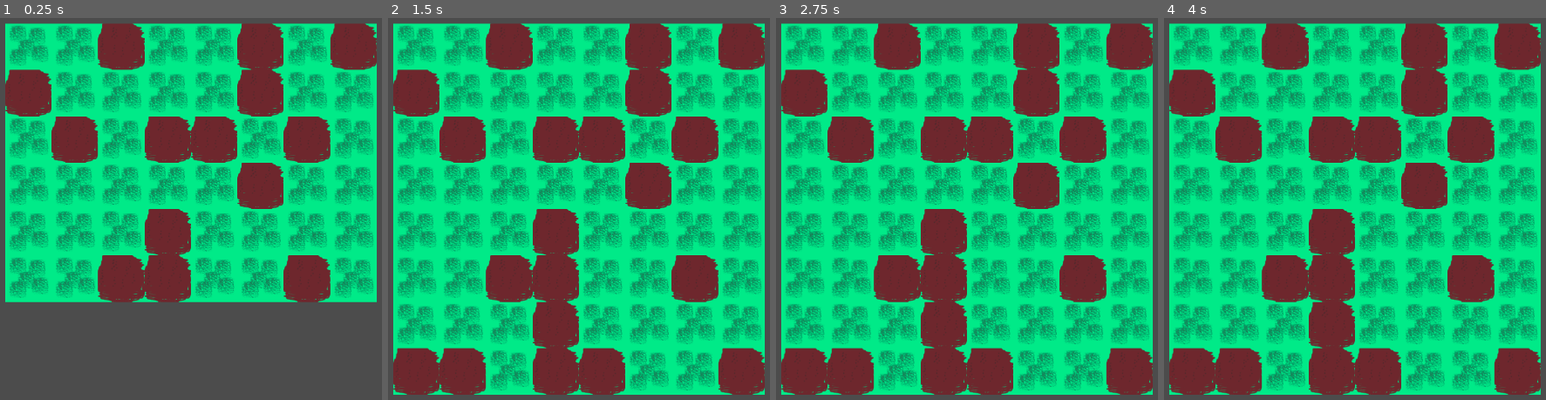
Above: before the commit, frames 1-4 (left to right).
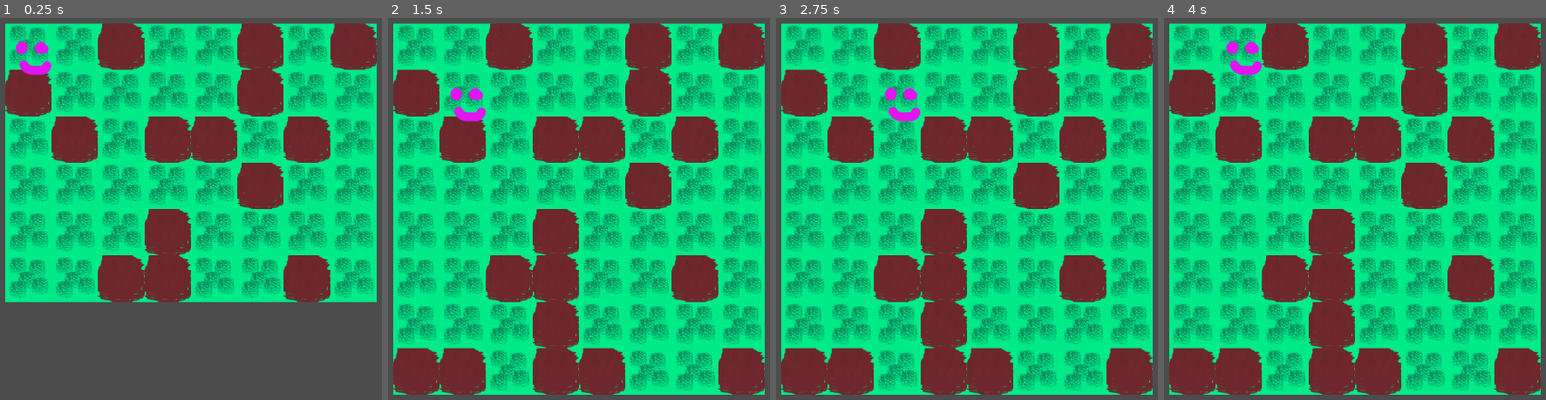
Above: after the commit, the same moments.

Repository: schonstal/7drl-2021
Game: Godot game, scene res://Scenes/Gameplay.tscn
Two runs of this game, one before a commit and one after it. Both use one fixed random seed, a clock stepped at 60 frames per second and the inputs below.
Inputs (mouse positions are in pixels of both pictures, inside the frame that each line leads up to):
- Up to frame 1 (0.25 s): no input
- Up to frame 2 (1.5 s): move the mouse to (754, 189) at 0.52 s; hold D (move_right, bound only after the commit) 0.53-1.28 s; tap Enter at 1.25 s; move the mouse to (464, 228) at 1.27 s; hold Down (move_down, bound only after the commit) from 1.28 s (still down)
- Up to frame 3 (2.75 s): tap Space at 2 s; move the mouse to (1058, 121) at 2.02 s; release Down (move_down, bound only after the commit) at 2.03 s; hold D (move_right, bound only after the commit) from 2.03 s (still down)
- Up to frame 4 (4 s): tap Enter at 2.75 s; move the mouse to (1343, 285) at 2.77 s; release D (move_right, bound only after the commit) at 2.78 s; hold Up (move_up, bound only after the commit) 2.78-3.53 s; tap Space at 3.5 s; move the mouse to (outside the picture) at 3.52 s; hold Left (move_left, bound only after the commit) from 3.53 s (still down)

The runs differ from the first frame. In frame 1, 0.4% of the frame differs, in the area x 4-14%, y 5-16%; in frame 2, 0.4%; in frame 3, 0.4%; in frame 4, 0.4%.

Commit message:
🔧 Add basic player

Diff:
--- a/Autoload/EventBus.gd
+++ b/Autoload/EventBus.gd
@@ -3,3 +3,5 @@
 signal level_completed(data)
 signal start_level(data)
 signal game_over(data)
+
+signal tick(data)
--- a/Entities/Entity.gd
+++ b/Entities/Entity.gd
@@ -1,19 +1,19 @@
 extends Node2D
 
-class_name Entity
+const TYPE_ENEMY = 0
+const TYPE_PLAYER = 1
 
-var TYPE_PLAYER = "player"
-var TYPE_ENEMY = "enemy"
+export(int, "Enemy", "Player") var entity_type
+export var hit_points = 0
+export var attack = 1
+export var armor = 0
 
 var grid_position = Vector2(0, 0)
-
-var hp = 0
-var entity_type = TYPE_ENEMY
 var hostile_types = [TYPE_PLAYER]
 
 var dead = false
 var attacked = false
 var stunned = false
 
-var damage = 1
-var armor = 0
+func move(dx, dy):
+  position = position - Vector2(dx * 128, dy * 128)
--- /dev/null
+++ b/Entities/Player/Brain.gd
@@ -0,0 +1,20 @@
+extends Node
+
+onready var entity = $'..'
+
+func _ready():
+  pass
+
+func _process(_delta):
+  if Input.is_action_just_pressed("move_up"):
+    move(0, 1)
+  elif Input.is_action_just_pressed("move_left"):
+    move(1, 0)
+  elif Input.is_action_just_pressed("move_right"):
+    move(-1, 0)
+  elif Input.is_action_just_pressed("move_down"):
+    move(0, -1)
+
+func move(dx, dy):
+  entity.move(dx, dy)
+  EventBus.emit_signal("tick", {})
--- /dev/null
+++ b/Entities/Player/Player.tscn
@@ -0,0 +1,14 @@
+[gd_scene load_steps=4 format=2]
+
+[ext_resource path="res://Entities/Entity.tscn" type="PackedScene" id=1]
+[ext_resource path="res://Entities/Player/Player.png" type="Texture" id=2]
+[ext_resource path="res://Entities/Player/Brain.gd" type="Script" id=3]
+
+[node name="Player" instance=ExtResource( 1 )]
+position = Vector2( 0, 0 )
+
+[node name="Sprite" type="Sprite" parent="." index="0"]
+texture = ExtResource( 2 )
+
+[node name="Brain" type="Node" parent="." index="1"]
+script = ExtResource( 3 )
--- a/Scenes/Gameplay.gd
+++ b/Scenes/Gameplay.gd
@@ -1,7 +1,7 @@
 extends Node2D
 
-onready var entities = $Entities
-onready var tiles = $Tiles
+onready var entities = $Board/Entities
+onready var tiles = $Board/Tiles
 
 func get_tile(x, y):
   if tiles != null:
--- a/Scenes/Gameplay.tscn
+++ b/Scenes/Gameplay.tscn
@@ -1,10 +1,11 @@
-[gd_scene load_steps=6 format=2]
+[gd_scene load_steps=7 format=2]
 
 [ext_resource path="res://Grid/Tiles.tscn" type="PackedScene" id=1]
 [ext_resource path="res://Grid/Entities.tscn" type="PackedScene" id=2]
 [ext_resource path="res://Tiles/Wall.tscn" type="PackedScene" id=3]
 [ext_resource path="res://Scenes/Gameplay.gd" type="Script" id=4]
 [ext_resource path="res://Tiles/Grass.tscn" type="PackedScene" id=5]
+[ext_resource path="res://Entities/Player/Player.tscn" type="PackedScene" id=6]
 
 [node name="Gameplay" type="Node2D"]
 script = ExtResource( 4 )
@@ -16,3 +17,6 @@
 
 [node name="Tiles" parent="Board" instance=ExtResource( 1 )]
 tile_scenes = [ ExtResource( 3 ), ExtResource( 5 ), ExtResource( 5 ), ExtResource( 5 ) ]
+
+[node name="Player" parent="Board" instance=ExtResource( 6 )]
+position = Vector2( 15.8902, -64.8132 )
--- a/project.godot
+++ b/project.godot
@@ -8,14 +8,9 @@
 
 config_version=4
 
-_global_script_classes=[ {
-"base": "Node2D",
-"class": "Entity",
-"language": "GDScript",
-"path": "res://Entities/Entity.gd"
-} ]
+_global_script_classes=[  ]
 _global_script_class_icons={
-"Entity": ""
+
 }
 
 [application]
@@ -34,6 +29,37 @@
 window/size/width=1920
 window/size/height=1080
 
+[input]
+
+move_up={
+"deadzone": 0.5,
+"events": [ Object(InputEventKey,"resource_local_to_scene":false,"resource_name":"","device":0,"alt":false,"shift":false,"control":false,"meta":false,"command":false,"pressed":false,"scancode":16777232,"unicode":0,"echo":false,"script":null)
+, Object(InputEventKey,"resource_local_to_scene":false,"resource_name":"","device":0,"alt":false,"shift":false,"control":false,"meta":false,"command":false,"pressed":false,"scancode":87,"unicode":0,"echo":false,"script":null)
+, Object(InputEventJoypadButton,"resource_local_to_scene":false,"resource_name":"","device":0,"button_index":12,"pressure":0.0,"pressed":false,"script":null)
+ ]
+}
+move_left={
+"deadzone": 0.5,
+"events": [ Object(InputEventKey,"resource_local_to_scene":false,"resource_name":"","device":0,"alt":false,"shift":false,"control":false,"meta":false,"command":false,"pressed":false,"scancode":16777231,"unicode":0,"echo":false,"script":null)
+, Object(InputEventKey,"resource_local_to_scene":false,"resource_name":"","device":0,"alt":false,"shift":false,"control":false,"meta":false,"command":false,"pressed":false,"scancode":65,"unicode":0,"echo":false,"script":null)
+, Object(InputEventJoypadButton,"resource_local_to_scene":false,"resource_name":"","device":0,"button_index":14,"pressure":0.0,"pressed":false,"script":null)
+ ]
+}
+move_right={
+"deadzone": 0.5,
+"events": [ Object(InputEventKey,"resource_local_to_scene":false,"resource_name":"","device":0,"alt":false,"shift":false,"control":false,"meta":false,"command":false,"pressed":false,"scancode":68,"unicode":0,"echo":false,"script":null)
+, Object(InputEventKey,"resource_local_to_scene":false,"resource_name":"","device":0,"alt":false,"shift":false,"control":false,"meta":false,"command":false,"pressed":false,"scancode":16777233,"unicode":0,"echo":false,"script":null)
+, Object(InputEventJoypadButton,"resource_local_to_scene":false,"resource_name":"","device":0,"button_index":15,"pressure":0.0,"pressed":false,"script":null)
+ ]
+}
+move_down={
+"deadzone": 0.5,
+"events": [ Object(InputEventKey,"resource_local_to_scene":false,"resource_name":"","device":0,"alt":false,"shift":false,"control":false,"meta":false,"command":false,"pressed":false,"scancode":16777234,"unicode":0,"echo":false,"script":null)
+, Object(InputEventKey,"resource_local_to_scene":false,"resource_name":"","device":0,"alt":false,"shift":false,"control":false,"meta":false,"command":false,"pressed":false,"scancode":83,"unicode":0,"echo":false,"script":null)
+, Object(InputEventJoypadButton,"resource_local_to_scene":false,"resource_name":"","device":0,"button_index":13,"pressure":0.0,"pressed":false,"script":null)
+ ]
+}
+
 [rendering]
 
 environment/default_environment="res://default_env.tres"
Binary file added: Entities/Player/Player.png
Not shown, added: Entities/Player/Player.png.import
